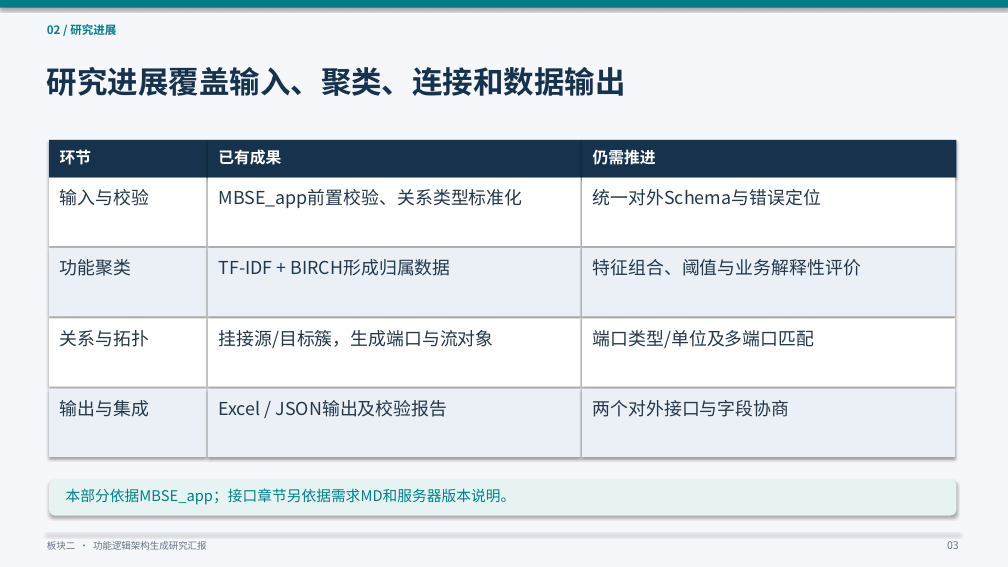
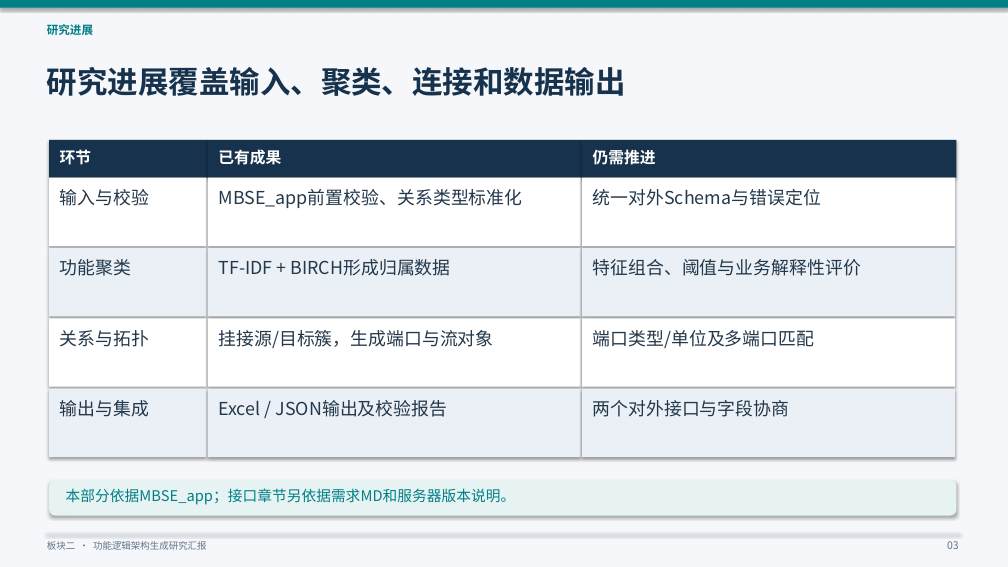
Before and after one commit to yueyunsun77-debug/yueyunsun77-debug, a slide deck: slide 3 of 板块二进度说明/板块二_研究进展与接口设计汇报_统一口径版.pptx. Drawn at 1008x567 pixels with LibreOffice and Linux fonts; fonts in the diff are those of the drawing. Boxes give left, top, right and bottom in pixels: in the first picture for what was removed or moved away, otherwise in the second. Text is boxed around its words. In the diff, an @@ line names an element or a change of style, - is before the commit and + after.

```diff
--- a/板块二进度说明/板块二_研究进展与接口设计汇报_统一口径版.pptx
+++ b/板块二进度说明/板块二_研究进展与接口设计汇报_统一口径版.pptx
@@ text at <box>47,22,93,38</box>: text changed @@
-02 / 研究进展
+研究进展
```
Also in this commit, not shown: 10 other slides changed, 7 slides added, 1 other file.
